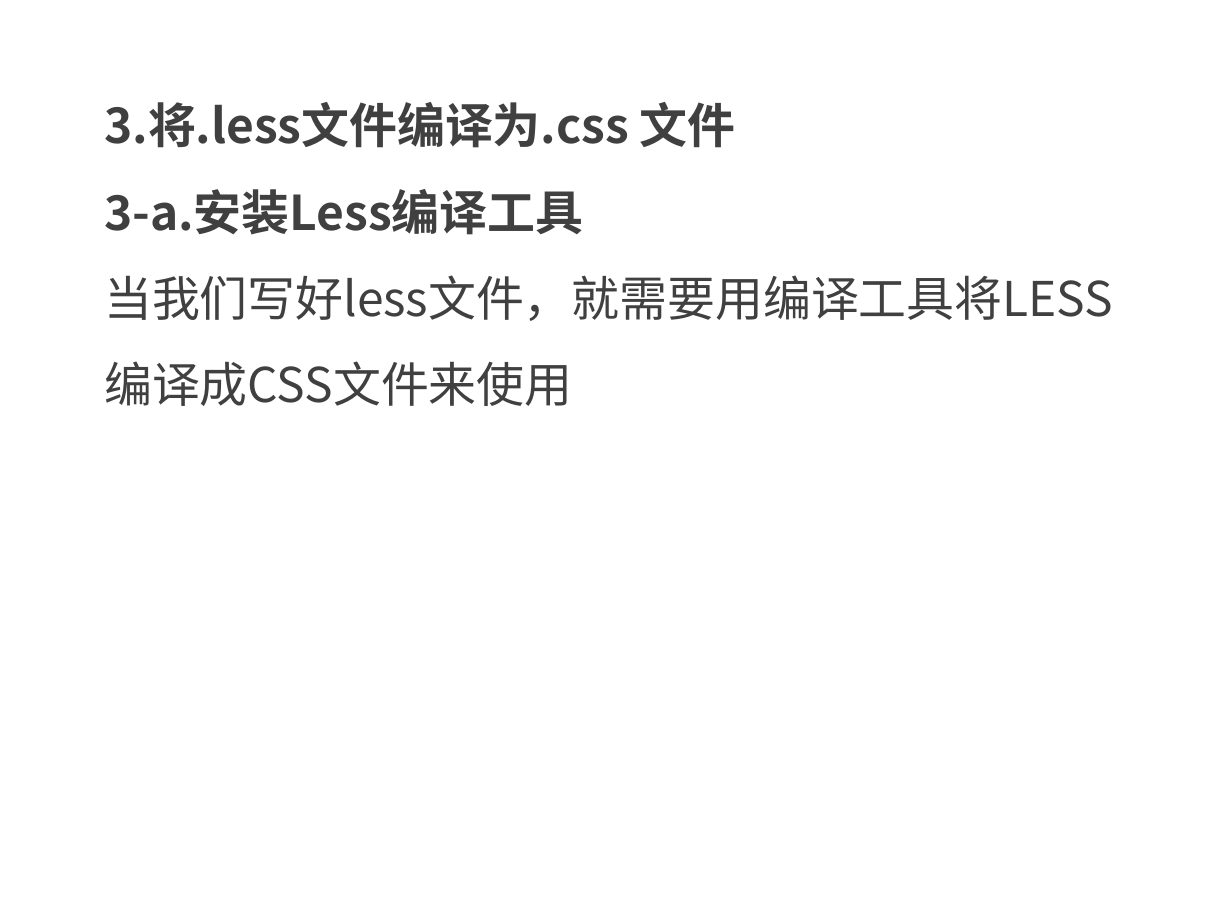
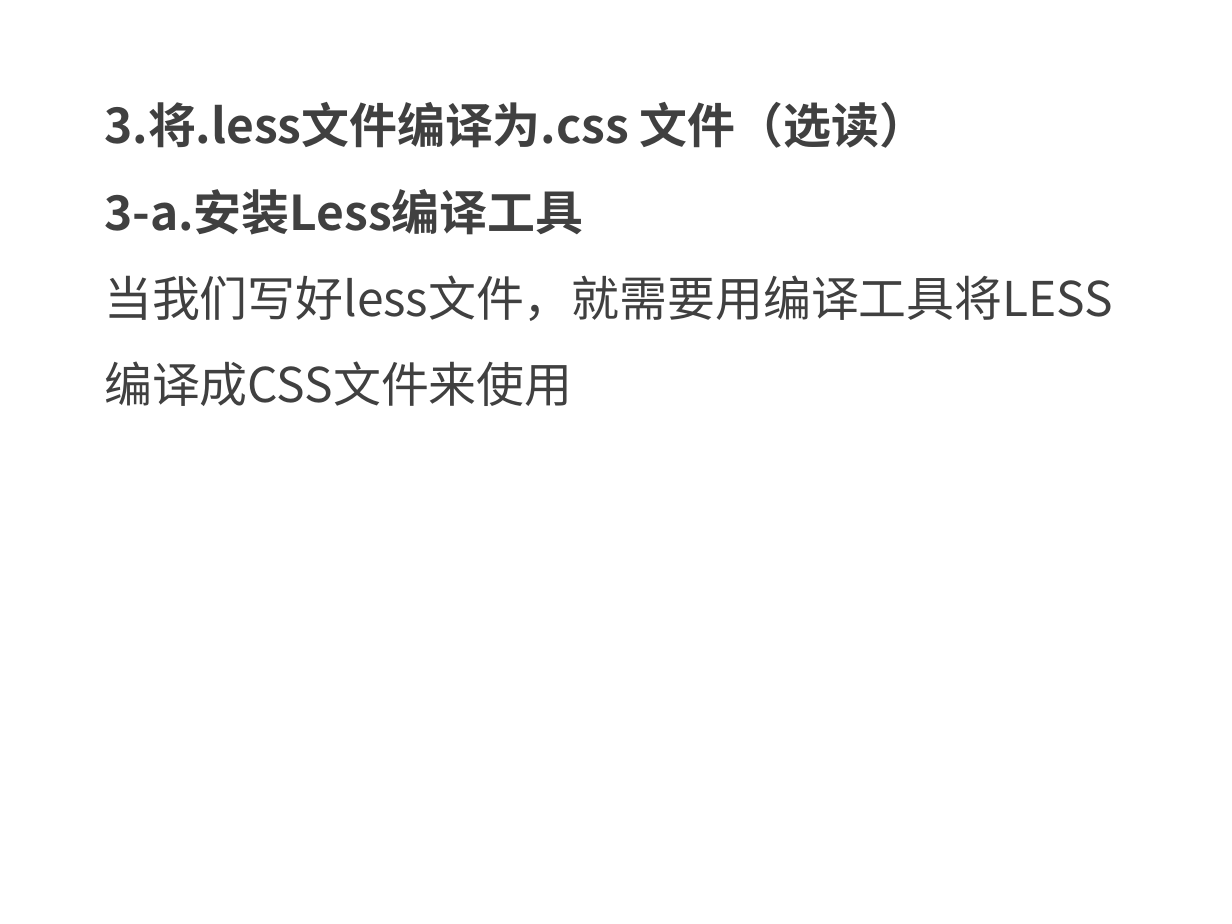
Before and after one commit to kong66/less-class, a slide deck: slide 7 of less-1-上手.pptx. Drawn at 1232x924 pixels with LibreOffice and Linux fonts; fonts in the diff are those of the drawing. Boxes give left, top, right and bottom in pixels: in the first picture for what was removed or moved away, otherwise in the second. Text is boxed around its words. In the diff, an @@ line names an element or a change of style, - is before the commit and + after.

```diff
--- a/less-1-上手.pptx
+++ b/less-1-上手.pptx
@@ text at [104, 102, 927, 148]: text changed @@
-3.将.less文件编译为.css 文件
+3.将.less文件编译为.css 文件（选读）
```
Also in this commit, not shown: 8 other files.
